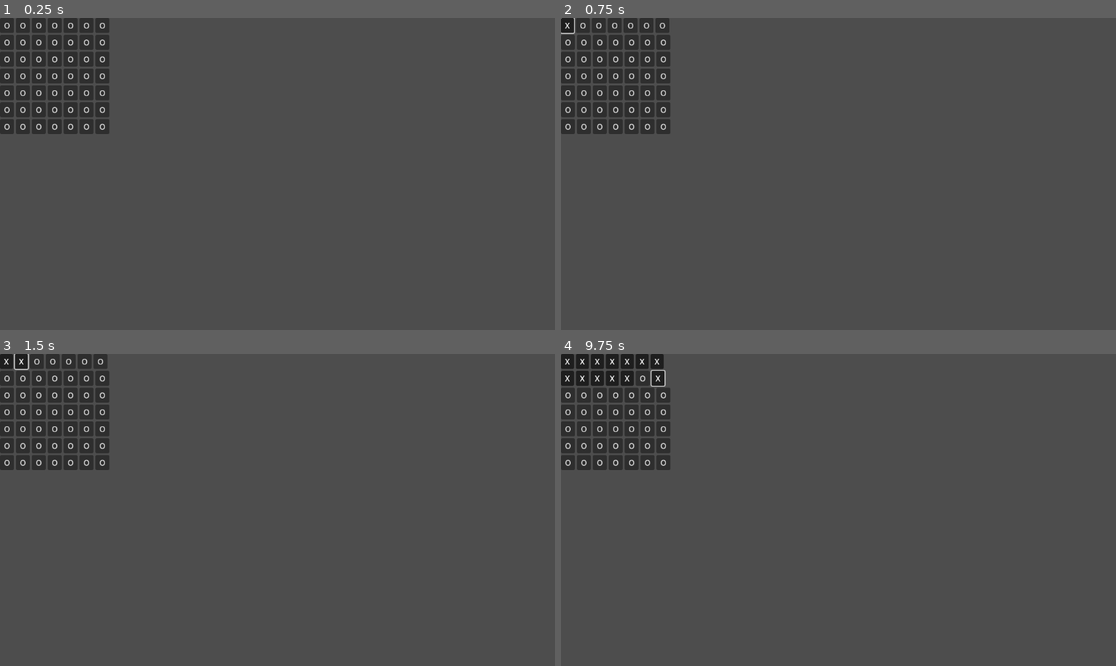
Above: before the commit, frames 1-4 (two rows, left to right).
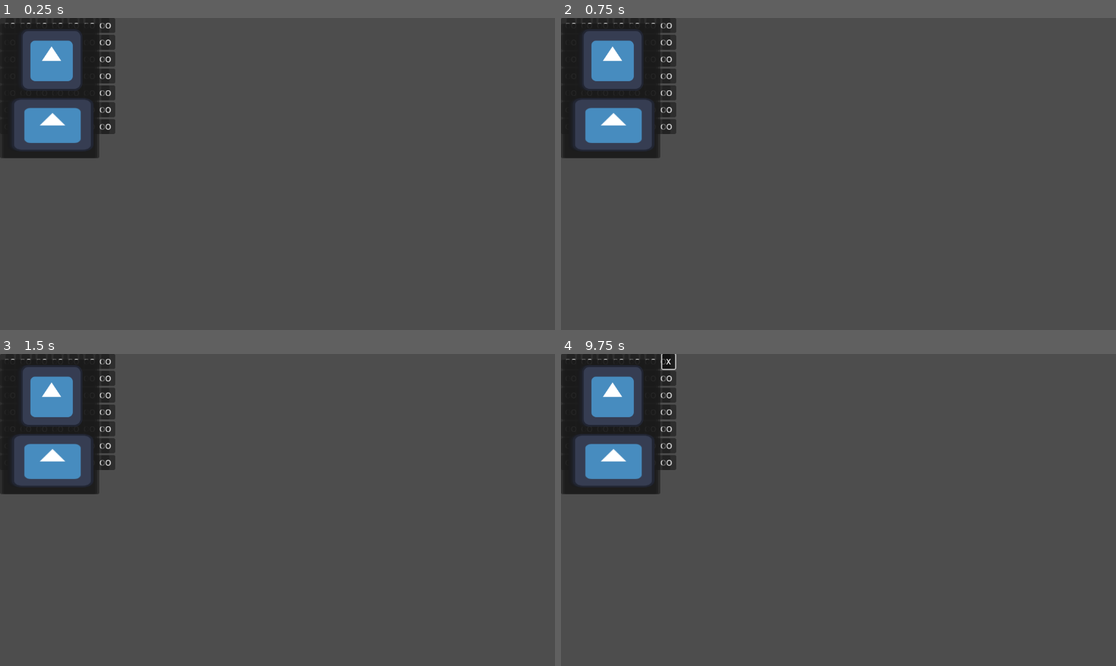
Above: after the commit, the same moments.

Repository: elainajones-upstreams/2024-pigs-ggj
Game: Godot game, scene res://scenes/world.tscn
Same seed, same stepped clock (60 frames per second), same inputs: the game is played once before the commit and once after it. The engine's default icon, where the game draws it, is replaced by a stand-in: a white triangle on a blue panel in a dark square.
Inputs:
- Up to frame 1 (0.25 s): no input
- Up to frame 2 (0.75 s): click "O" at 0.5 s
- Up to frame 3 (1.5 s): click "O" at 1.25 s
- Up to frame 4 (9.75 s): click "O" at 2 s; click "O" at 2.75 s; click "O" at 3.5 s; click "O" at 4.25 s; click "O" at 5 s; click "O" at 5.75 s; click "O" at 6.5 s; click "O" at 7.25 s; click "O" at 8 s; click "O" at 8.75 s; click "O" at 9.5 s

The runs differ from the first frame. In frame 1, 5.4% of the frame differs, in the area x 0-21%, y 0-45%; in frame 2, 5.4%; in frame 3, 5.4%; in frame 4, 5.5%.

Commit message:
built out skeleton of some UI elements

Diff:
--- /dev/null
+++ b/scenes/dialogue.tscn
@@ -0,0 +1,33 @@
+[gd_scene format=3 uid="uid://cgi2ls8nl0uuw"]
+
+[node name="dialogue" type="Control"]
+layout_mode = 3
+anchors_preset = 15
+anchor_right = 1.0
+anchor_bottom = 1.0
+grow_horizontal = 2
+grow_vertical = 2
+
+[node name="textbox-portrait-divider" type="HSeparator" parent="."]
+layout_mode = 0
+offset_right = 40.0
+offset_bottom = 4.0
+
+[node name="text-background-box" type="Panel" parent="textbox-portrait-divider"]
+layout_mode = 0
+offset_right = 40.0
+offset_bottom = 40.0
+
+[node name="text" type="RichTextLabel" parent="textbox-portrait-divider/text-background-box"]
+layout_mode = 0
+offset_right = 40.0
+offset_bottom = 40.0
+
+[node name="left-right-portrait-divider" type="VSeparator" parent="textbox-portrait-divider"]
+layout_mode = 0
+offset_right = 4.0
+offset_bottom = 40.0
+
+[node name="left-sprite" type="Sprite2D" parent="textbox-portrait-divider/left-right-portrait-divider"]
+
+[node name="right-sprite" type="Sprite2D" parent="textbox-portrait-divider/left-right-portrait-divider"]
--- a/scenes/world.tscn
+++ b/scenes/world.tscn
@@ -1,7 +1,31 @@
-[gd_scene load_steps=2 format=3 uid="uid://ct7ue0nq11t5y"]
+[gd_scene load_steps=3 format=3 uid="uid://ct7ue0nq11t5y"]
 
 [ext_resource type="PackedScene" uid="uid://bgrfk4xg3yvtp" path="res://scenes/grid.tscn" id="1_bfjok"]
+[ext_resource type="PackedScene" uid="uid://ohwa2jy34fd1" path="res://scenes/card.tscn" id="2_yhtul"]
 
 [node name="world" type="Node2D"]
 
-[node name="grid" parent="." instance=ExtResource("1_bfjok")]
+[node name="grid-card-divider" type="VSplitContainer" parent="."]
+offset_right = 40.0
+offset_bottom = 40.0
+
+[node name="grid-divider" type="HSplitContainer" parent="grid-card-divider"]
+layout_mode = 2
+
+[node name="left-grid" parent="grid-card-divider/grid-divider" instance=ExtResource("1_bfjok")]
+layout_mode = 2
+
+[node name="right-grid" parent="grid-card-divider/grid-divider" instance=ExtResource("1_bfjok")]
+layout_mode = 2
+
+[node name="hand" type="HBoxContainer" parent="grid-card-divider"]
+layout_mode = 2
+
+[node name="card1" parent="grid-card-divider/hand" instance=ExtResource("2_yhtul")]
+layout_mode = 2
+
+[node name="card2" parent="grid-card-divider/hand" instance=ExtResource("2_yhtul")]
+layout_mode = 2
+
+[node name="card3" parent="grid-card-divider/hand" instance=ExtResource("2_yhtul")]
+layout_mode = 2
